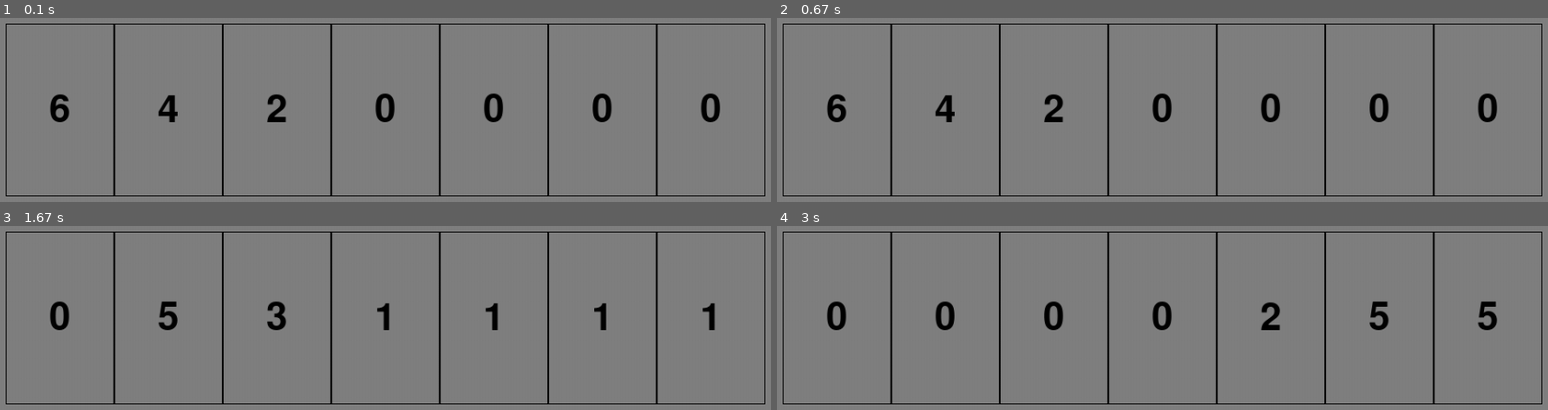
Above: before the commit, frames 1-4 (two rows, left to right).
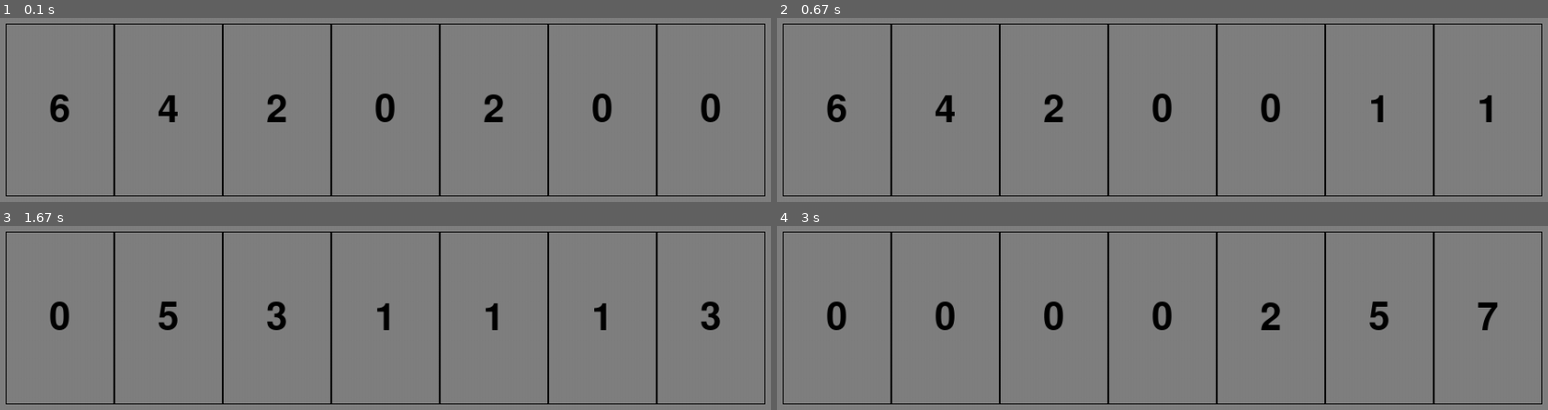
Above: after the commit, the same moments.

Repository: nmoore32/coursera-fundamentals-of-computing-work
Game: pygame game, started from 2 Principles of Computing/Weeks 1 and 2/solitaire_mancala.py
Two runs of this game, one before a commit and one after it. Both use one fixed random seed, a clock stepped at 60 frames per second and the inputs below.
Inputs (mouse positions are in pixels of both pictures, inside the frame that each line leads up to):
- Up to frame 1 (0.1 s): no input
- Up to frame 2 (0.67 s): click "2" at 0.38 s
- Up to frame 3 (1.67 s): click (601, 318) at 0.72 s, where only the run after the commit has a clickable "1"; click "6" at 1.55 s
- Up to frame 4 (3 s): click (962, 246) at 1.88 s; click "2" at 2.22 s; click "4" at 2.55 s; click "3" at 2.88 s

The runs differ from the first frame. In frame 1, 0.2% of the frame differs, in the area x 62-66%, y 40-57%; in frame 2, 0.6%, in the area x 76-94%, y 40-57%; in frame 3, 0.2%; in frame 4, 0.3%.

Commit message:
Added unittests for solitaire_mancala

Diff:
--- a/2 Principles of Computing/Week 1/solitaire_mancala.py
+++ b/2 Principles of Computing/Weeks 1 and 2/solitaire_mancala.py
@@ -9,7 +9,7 @@
 
 Click on a house to move the seeds for that house.
 """
-from random import randint
+from random import choice, randint
 import sys
 
 import pygame as pg
@@ -107,10 +107,9 @@
             # Generate a random configuration with enough seeds to be non-trivial
             # For a move from a given house to be legal the number of seeds on
             # that house must be equal to its number, hence the upper limits
-            # on the randint functions
             while sum(config) < 5:
                 config = [0, randint(0, 1), randint(0, 2),
-                          randint(0, 3), randint(0, 4), randint(0, 5), randint(0, 6)]
+                          randint(0, 3), choice([0, 2, 3, 4]), choice([0, 4, 5]), choice([0, 6])]
             self.set_board(config)
             # Check to see if the selected configuration is winnable
             next_move = self.choose_move()
--- /dev/null
+++ b/2 Principles of Computing/Weeks 1 and 2/test_solitaire_mancala.py
@@ -0,0 +1,127 @@
+"""
+Test suite for solitaire_mancala.py
+"""
+import unittest
+
+from solitaire_mancala import SolitaireMancala
+
+
+class TestSolitaireMancala(unittest.TestCase):
+    """
+    Series of tests for solitaire_mancala
+    """
+
+    def setUp(self):
+        """
+        Create a new SolitaireMancala object to be used for each test
+        """
+        self.game = SolitaireMancala()
+
+    def test_initial_value(self):
+        """
+        Check that board initialzes as empty list
+        """
+        self.assertEqual(str(self.game), '[]')
+
+    def test_set_board(self):
+        """
+        Check that the board is identical to list provided to set_board method
+        """
+        self.game.set_board([1])
+        self.assertEqual(str(self.game), '[1]')
+        self.game.set_board([1, 0, 5])
+        self.assertEqual(str(self.game), '[5, 0, 1]')
+
+    def test_str(self):
+        """
+        Check that the proper string representation of the board is returned
+        """
+        self.assertEqual(str(self.game), '[]')
+        self.game.set_board([1])
+        self.assertEqual(str(self.game), '[1]')
+        self.game.set_board([1, 0, 5])
+        self.assertEqual(str(self.game), '[5, 0, 1]')
+        self.game.set_board([1, 2, 0, 4, 5])
+        self.assertEqual(str(self.game), '[5, 4, 0, 2, 1]')
+
+    def test_get_num_seeds(self):
+        """
+        Check that get_num_seeds returns the correct number of seeds
+        """
+        self.game.set_board([0, 1, 2, 3, 4, 5, 6])
+        for idx in range(7):
+            self.assertEqual(self.game.get_num_seeds(idx), idx)
+
+    def test_is_game_won(self):
+        """
+        Check to see that the is_game_won correctly identified winning board states
+        """
+        self.game.set_board([6, 0, 0, 0, 0, 0, 0])
+        self.assertEqual(self.game.is_game_won(), True)
+        self.game.set_board([6, 1, 0, 0, 0, 0, 0])
+        self.assertEqual(self.game.is_game_won(), False)
+        self.game.set_board([0, 1, 0, 0, 0, 0, 0])
+        self.assertEqual(self.game.is_game_won(), False)
+        self.game.set_board([6, 0, 1, 0, 0, 0, 0])
+        self.assertEqual(self.game.is_game_won(), False)
+        self.game.set_board([6, 0, 0, 2, 0, 0, 0])
+        self.assertEqual(self.game.is_game_won(), False)
+        self.game.set_board([6, 0, 0, 0, 0, 2, 0])
+        self.assertEqual(self.game.is_game_won(), False)
+
+    def test_is_legal_move(self):
+        """
+        Check to see if is_legal_move correctly identifies legal moves
+        """
+        self.game.set_board([0, 1, 2, 3, 4, 5, 6])
+        for idx in range(1, 7):
+            self.assertEqual(self.game.is_legal_move(idx), True)
+        self.game.set_board([0, 0, 0, 0, 0, 0, 0])
+        for idx in range(1, 7):
+            self.assertEqual(self.game.is_legal_move(idx), False)
+        self.game.set_board([0, 2, 3, 4, 5, 6, 7])
+        for idx in range(1, 7):
+            self.assertEqual(self.game.is_legal_move(idx), False)
+
+    def test_apply_move(self):
+        """
+        Check whether apply move changes the board state appropriately
+        """
+        self.game.set_board([0, 1, 2, 3, 4, 5, 6])
+        self.game.apply_move(1)
+        self.assertEqual(str(self.game), '[6, 5, 4, 3, 2, 0, 1]')
+        self.game.apply_move(2)
+        self.assertEqual(str(self.game), '[6, 5, 4, 3, 0, 1, 2]')
+        self.game.apply_move(3)
+        self.assertEqual(str(self.game), '[6, 5, 4, 0, 1, 2, 3]')
+        self.game.apply_move(4)
+        self.assertEqual(str(self.game), '[6, 5, 0, 1, 2, 3, 4]')
+        self.game.apply_move(5)
+        self.assertEqual(str(self.game), '[6, 0, 1, 2, 3, 4, 5]')
+        self.game.apply_move(6)
+        self.assertEqual(str(self.game), '[0, 1, 2, 3, 4, 5, 6]')
+
+    def test_choose_move(self):
+        """
+        Test whether choose_move chooses the correct move
+        """
+        self.game.set_board([0, 1, 2, 3, 4, 5, 6])
+        self.assertEqual(self.game.choose_move(), 1)
+        self.game.set_board([0, 0, 2, 3, 4, 5, 6])
+        self.assertEqual(self.game.choose_move(), 2)
+        self.game.set_board([0, 0, 1, 3, 4, 5, 6])
+        self.assertEqual(self.game.choose_move(), 3)
+        self.game.set_board([0, 0, 1, 2, 4, 5, 6])
+        self.assertEqual(self.game.choose_move(), 4)
+        self.game.set_board([0, 0, 1, 2, 3, 5, 6])
+        self.assertEqual(self.game.choose_move(), 5)
+        self.game.set_board([0, 0, 1, 2, 3, 4, 6])
+        self.assertEqual(self.game.choose_move(), 6)
+        self.game.set_board([0, 0, 1, 2, 3, 4, 5])
+        self.assertEqual(self.game.choose_move(), 0)
+        self.game.set_board([6, 0, 0, 0, 0, 0, 0])
+        self.assertEqual(self.game.choose_move(), 0)
+
+
+if __name__ == '__main__':
+    unittest.main()
